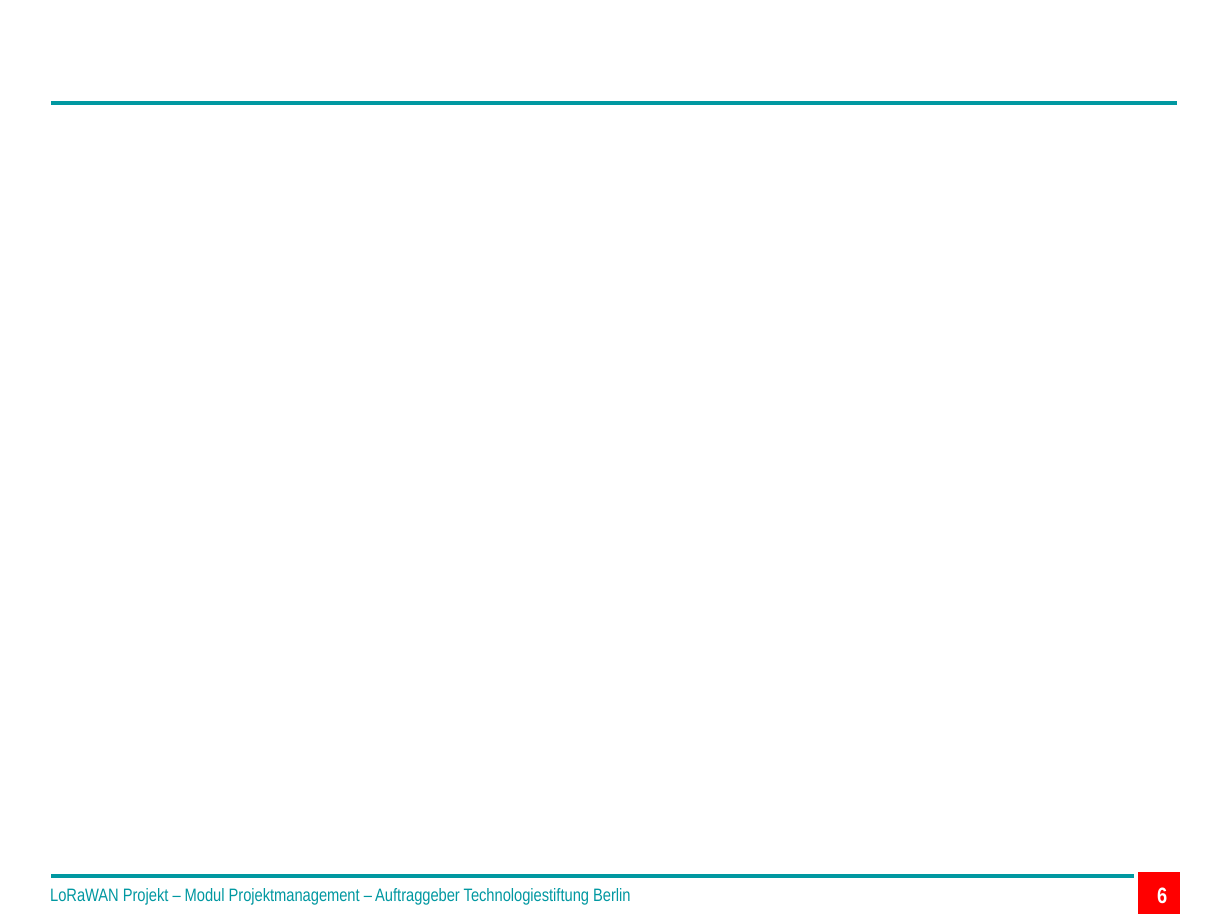
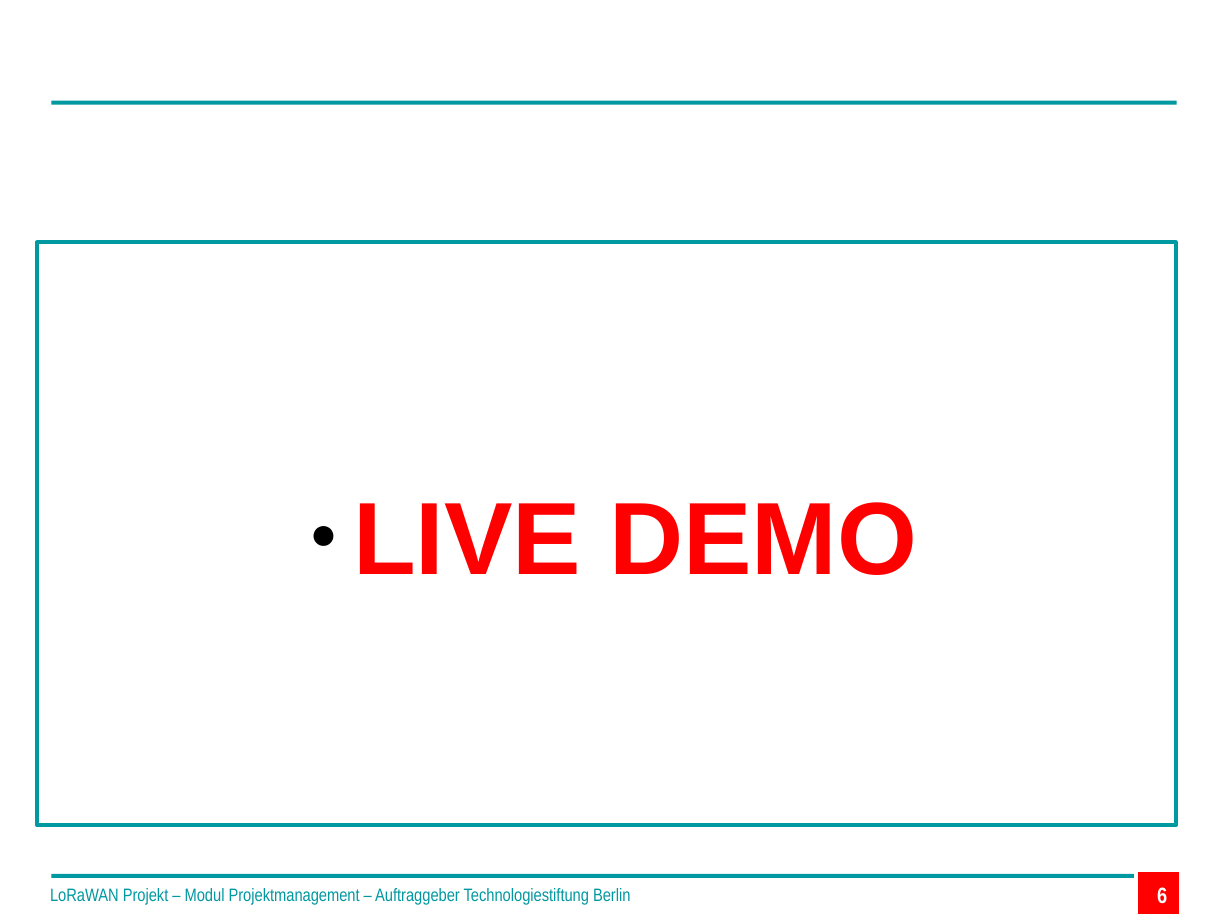
Before and after one commit to technologiestiftung/flussbad, a slide deck: slide 6 of doc/Praesentation_Meeting_13.06.2017.pptx. Drawn at 1232x924 pixels with LibreOffice and Linux fonts; fonts in the diff are those of the drawing; background and template pictures are left out. Boxes give left, top, right and bottom in pixels: in the first picture for what was removed or moved away, otherwise in the second. Text is boxed around its words. In the diff, an @@ line names an element or a change of style, - is before the commit and + after.

```diff
--- a/doc/Praesentation_Meeting_13.06.2017.pptx
+++ b/doc/Praesentation_Meeting_13.06.2017.pptx
@@ rectangle added at [37,243,1175,825], outline #0098A1 2.24 pt, 60 pt, text #FF0000, bold @@
+● LIVE DEMO
```
Also in this commit, not shown: 5 other slides changed, 1 slide removed, 1 other file.
